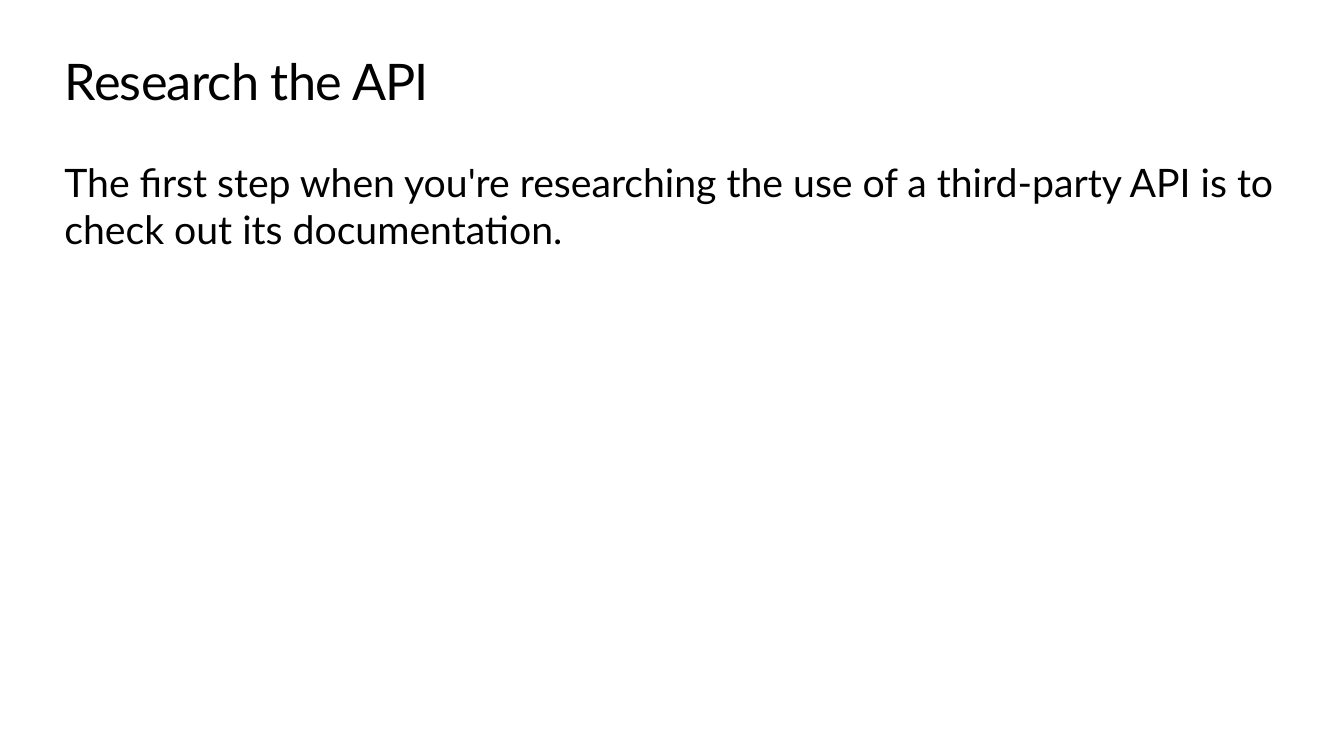
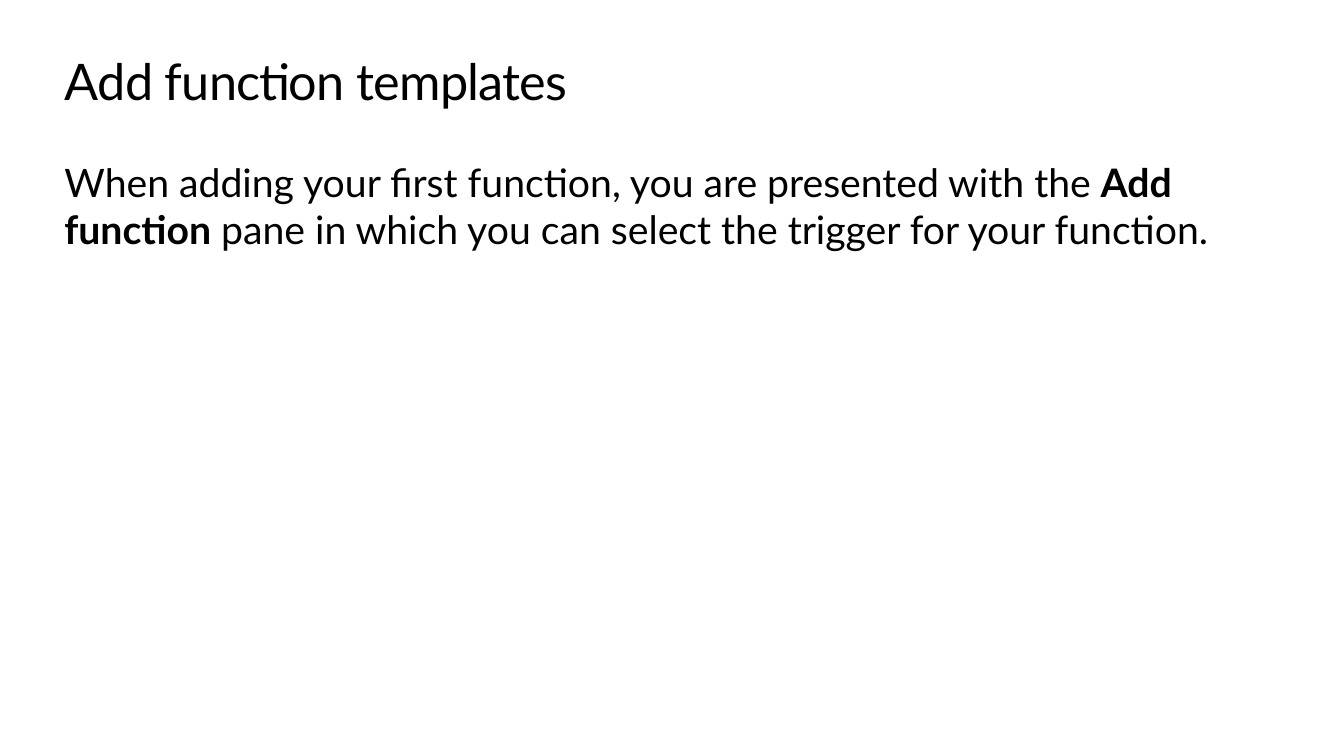
Before and after one commit to microsoft/workshop-library, a slide deck: slide 24 of azure-functions/slides.pptx (slide 26 before the commit). Drawn at 1344x756 pixels with LibreOffice and Linux fonts; fonts in the diff are those of the drawing; background and template pictures are left out. Boxes give left, top, right and bottom in pixels: in the first picture for what was removed or moved away, otherwise in the second. Text is boxed around its words. In the diff, an @@ line names an element or a change of style, - is before the commit and + after.

```diff
--- a/azure-functions/slides.pptx
+++ b/azure-functions/slides.pptx
@@ title at bbox=[65, 63, 567, 109]: text changed @@
-Research the API
+Add function templates
@@ text at bbox=[64, 168, 1209, 251]: text changed @@
-The first step when you're researching the use of a third-party API is to check out its documentation.
+When adding your first function, you are presented with the Add function pane in which you can select the trigger for your function.
```
Also in this commit, not shown: 5 other slides changed, 34 slides added, 45 slides removed.
